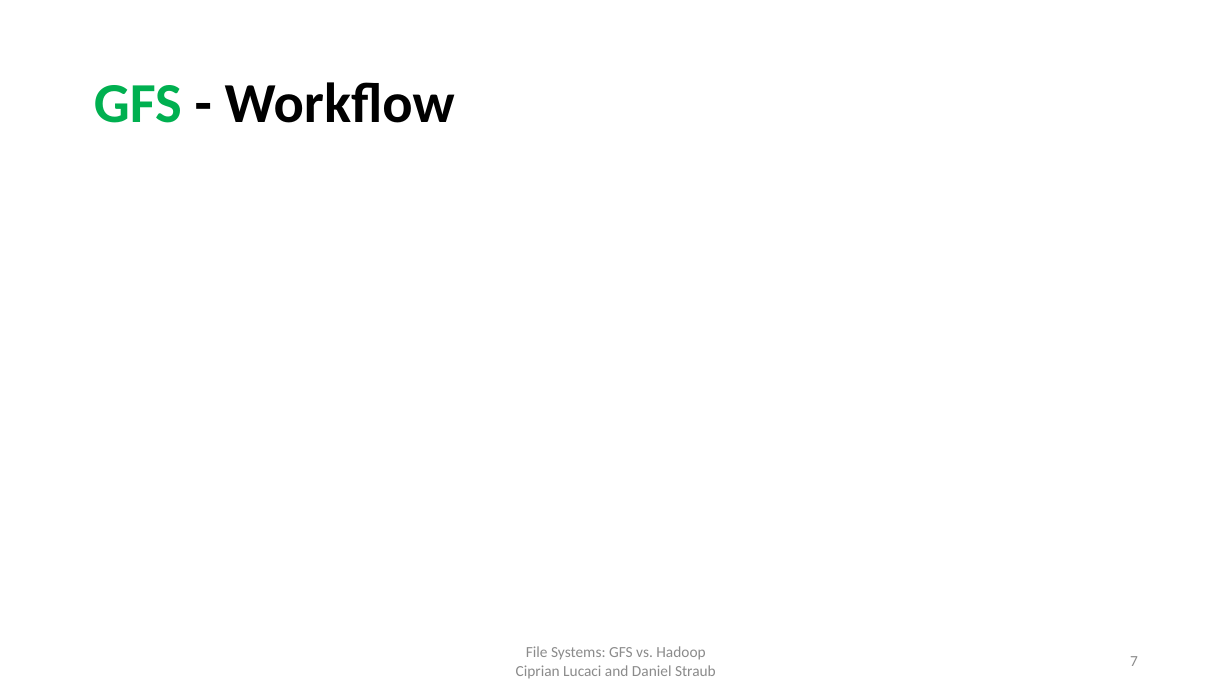
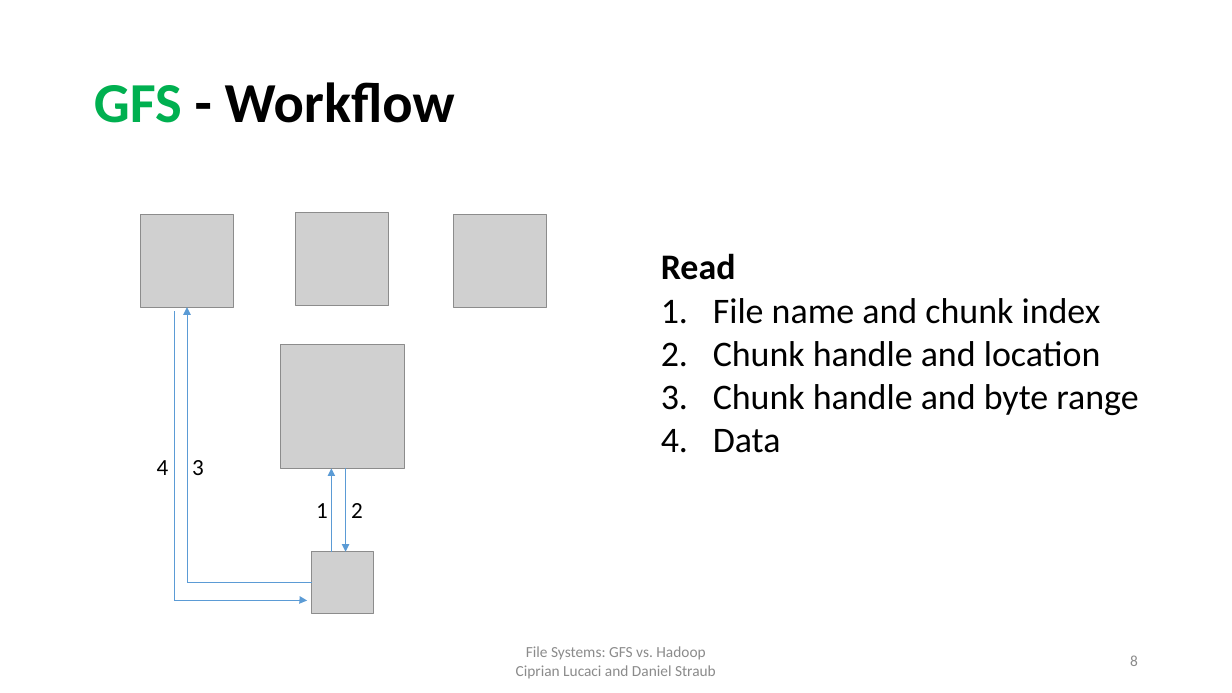
Before and after one commit to cipri7329/ss15-seminar, a slide deck: slide 8 of Presentation/DistributedFileSystems_Daniel.pptx (slide 7 before the commit). Drawn at 1232x693 pixels with LibreOffice and Linux fonts; fonts in the diff are those of the drawing; grey boxes stand for pictures; background and template pictures are left out. Boxes give left, top, right and bottom in pixels: in the first picture for what was removed or moved away, otherwise in the second. Text is boxed around its words. In the diff, an @@ line names an element or a change of style, - is before the commit and + after.

```diff
--- a/Presentation/DistributedFileSystems_Daniel.pptx
+++ b/Presentation/DistributedFileSystems_Daniel.pptx
@@ picture added at bbox=[140, 214, 234, 308] @@
@@ picture added at bbox=[296, 213, 389, 306] @@
@@ picture added at bbox=[453, 214, 546, 308] @@
@@ text added at bbox=[661, 253, 1138, 453], 28 pt, text #000000 @@
+Read
+1. File name and chunk index
+2. Chunk handle and location
+3. Chunk handle and byte range
+4. Data
@@ elbow arrow added from (175, 311) to (307, 601), #5B9BD5 0.5 pt @@
@@ elbow arrow added from (311, 582) to (187, 307), #5B9BD5 0.5 pt @@
@@ picture added at bbox=[281, 345, 405, 469] @@
@@ text added at bbox=[157, 460, 169, 475], 18 pt, text #000000 @@
+4
@@ text added at bbox=[192, 460, 204, 475], 18 pt, text #000000 @@
+3
@@ arrow added from (332, 552) to (332, 469), #5B9BD5 0.5 pt @@
@@ arrow added from (346, 469) to (346, 552), #5B9BD5 0.5 pt @@
@@ text added at bbox=[316, 503, 328, 518], 18 pt, text #000000 @@
+1
@@ text added at bbox=[351, 503, 363, 518], 18 pt, text #000000 @@
+2
@@ picture added at bbox=[311, 552, 373, 614] @@
@@ page number at bbox=[1130, 655, 1138, 666]: text changed @@
-7
+8
```
Also in this commit, not shown: 2 other slides changed, 1 other file.
